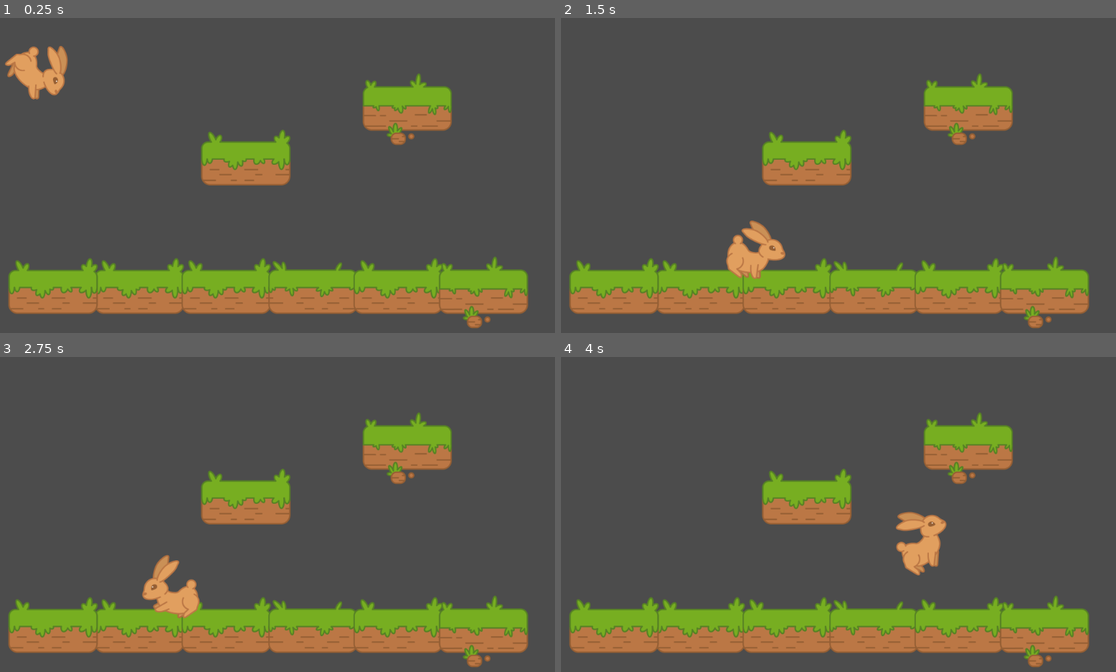
Above: before the commit, frames 1-4 (two rows, left to right).
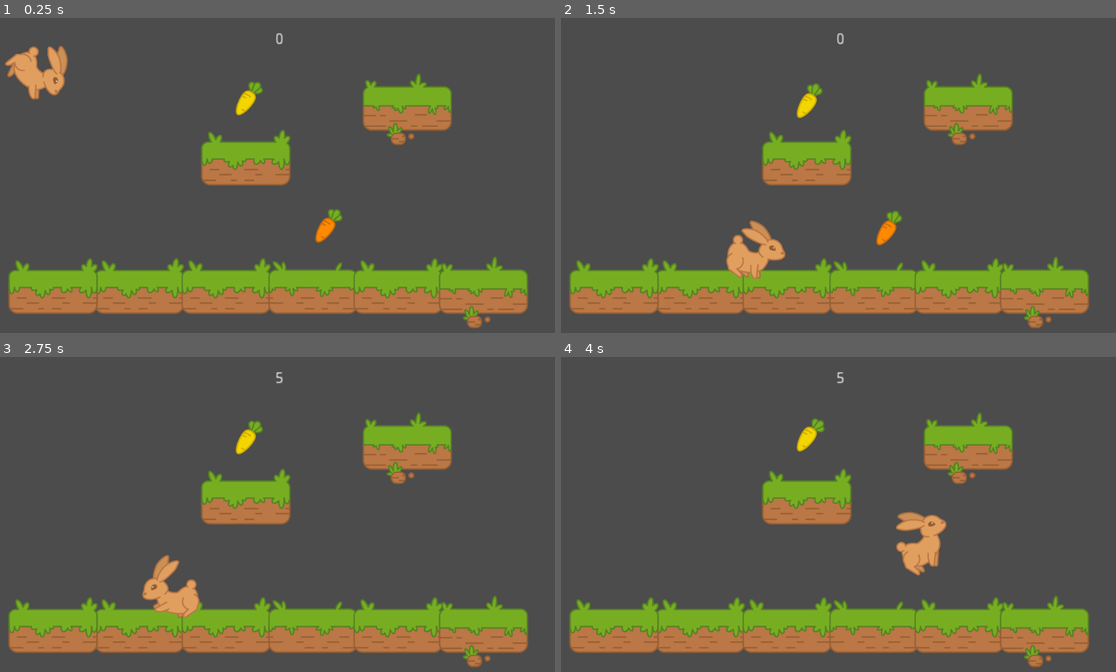
Above: after the commit, the same moments.

Repository: elizacrisan/thatBunnyGame
Game: Godot game, scene res://MainScene.tscn
Same seed, same stepped clock (60 frames per second), same inputs: the game is played once before the commit and once after it.
Inputs:
- Up to frame 1 (0.25 s): no input
- Up to frame 2 (1.5 s): hold Right (move_right) from 0.53 s (still down); tap Up (jump) at 0.77 s
- Up to frame 3 (2.75 s): tap Up (jump) at 1.52 s; release Right (move_right) at 2.03 s; hold Left (move_left) from 2.03 s (still down)
- Up to frame 4 (4 s): release Left (move_left) at 2.78 s; hold Right (move_right) from 2.78 s (still down); tap Up (jump) at 3.02, 3.77 s

The runs differ from the first frame. In frame 1, 0.6% of the frame differs, in the area x 42-62%, y 4-72%; in frame 2, 0.6%, in the area x 42-62%, y 4-73%; in frame 3, 0.3%; in frame 4, 0.3%.

Commit message:
Add carrot collecting and score

Diff:
--- /dev/null
+++ b/Carrot.gd
@@ -0,0 +1,24 @@
+extends Area2D
+
+var value : int = 0
+var carrotValues = [5, 10, 20]
+
+# Called when the node enters the scene tree for the first time.
+func _ready():
+    # Select a random color and value for each carot
+    var carrot_types = $AnimatedSprite.frames.get_animation_names()
+    var index = randi() % carrot_types.size()
+    value = carrotValues[index]
+    $AnimatedSprite.animation = carrot_types[index]
+    $AnimatedSprite.playing = true
+
+
+# Called every frame. 'delta' is the elapsed time since the previous frame.
+#func _process(delta):
+#    pass
+
+
+func _on_Carrot_body_entered(body):
+    if body.name == "Player":
+        body.eat_carrot(value)
+        queue_free()
--- /dev/null
+++ b/Carrot.tscn
@@ -0,0 +1,103 @@
+[gd_scene load_steps=17 format=2]
+
+[ext_resource path="res://art/Carrots/Carrots_3x4.png" type="Texture" id=1]
+[ext_resource path="res://Carrot.gd" type="Script" id=2]
+
+[sub_resource type="AtlasTexture" id=1]
+flags = 4
+atlas = ExtResource( 1 )
+region = Rect2( 0, 0, 140, 140 )
+
+[sub_resource type="AtlasTexture" id=2]
+flags = 4
+atlas = ExtResource( 1 )
+region = Rect2( 140, 0, 140, 140 )
+
+[sub_resource type="AtlasTexture" id=3]
+flags = 4
+atlas = ExtResource( 1 )
+region = Rect2( 280, 0, 140, 140 )
+
+[sub_resource type="AtlasTexture" id=4]
+flags = 4
+atlas = ExtResource( 1 )
+region = Rect2( 420, 0, 140, 140 )
+
+[sub_resource type="AtlasTexture" id=9]
+flags = 4
+atlas = ExtResource( 1 )
+region = Rect2( 0, 280, 140, 140 )
+
+[sub_resource type="AtlasTexture" id=10]
+flags = 4
+atlas = ExtResource( 1 )
+region = Rect2( 140, 280, 140, 140 )
+
+[sub_resource type="AtlasTexture" id=11]
+flags = 4
+atlas = ExtResource( 1 )
+region = Rect2( 280, 280, 140, 140 )
+
+[sub_resource type="AtlasTexture" id=12]
+flags = 4
+atlas = ExtResource( 1 )
+region = Rect2( 420, 280, 140, 140 )
+
+[sub_resource type="AtlasTexture" id=5]
+flags = 4
+atlas = ExtResource( 1 )
+region = Rect2( 0, 140, 140, 140 )
+
+[sub_resource type="AtlasTexture" id=6]
+flags = 4
+atlas = ExtResource( 1 )
+region = Rect2( 140, 140, 140, 140 )
+
+[sub_resource type="AtlasTexture" id=7]
+flags = 4
+atlas = ExtResource( 1 )
+region = Rect2( 280, 140, 140, 140 )
+
+[sub_resource type="AtlasTexture" id=8]
+flags = 4
+atlas = ExtResource( 1 )
+region = Rect2( 420, 140, 140, 140 )
+
+[sub_resource type="SpriteFrames" id=13]
+animations = [ {
+"frames": [ SubResource( 1 ), SubResource( 2 ), SubResource( 3 ), SubResource( 4 ) ],
+"loop": true,
+"name": "0_orange",
+"speed": 4.0
+}, {
+"frames": [ SubResource( 9 ), SubResource( 10 ), SubResource( 11 ), SubResource( 12 ) ],
+"loop": true,
+"name": "2_purple",
+"speed": 4.0
+}, {
+"frames": [ SubResource( 5 ), SubResource( 6 ), SubResource( 7 ), SubResource( 8 ) ],
+"loop": true,
+"name": "1_yellow",
+"speed": 4.0
+} ]
+
+[sub_resource type="CapsuleShape2D" id=14]
+radius = 23.1479
+height = 79.0941
+
+[node name="Carrot" type="Area2D"]
+script = ExtResource( 2 )
+
+[node name="AnimatedSprite" type="AnimatedSprite" parent="."]
+position = Vector2( 11, -10 )
+scale = Vector2( 0.5, 0.5 )
+frames = SubResource( 13 )
+animation = "2_purple"
+
+[node name="CollisionShape2D" type="CollisionShape2D" parent="."]
+position = Vector2( 5, -7 )
+rotation = 0.591667
+scale = Vector2( 0.5, 0.5 )
+shape = SubResource( 14 )
+
+[connection signal="body_entered" from="." to="." method="_on_Carrot_body_entered"]
--- /dev/null
+++ b/HUD.gd
@@ -0,0 +1,19 @@
+extends CanvasLayer
+
+
+# Declare member variables here. Examples:
+# var a = 2
+# var b = "text"
+
+
+# Called when the node enters the scene tree for the first time.
+func _ready():
+    pass # Replace with function body.
+
+
+# Called every frame. 'delta' is the elapsed time since the previous frame.
+#func _process(delta):
+#    pass
+
+func update_score(score):
+    $ScoreLabel.text = str(score)
--- /dev/null
+++ b/HUD.tscn
@@ -0,0 +1,18 @@
+[gd_scene load_steps=2 format=2]
+
+[ext_resource path="res://HUD.gd" type="Script" id=1]
+
+[node name="HUD" type="CanvasLayer"]
+script = ExtResource( 1 )
+
+[node name="ScoreLabel" type="Label" parent="."]
+anchor_left = 0.5
+anchor_right = 0.5
+margin_left = -20.0
+margin_top = 25.0
+margin_right = 20.0
+margin_bottom = 14.0
+rect_scale = Vector2( 2, 2 )
+text = "0"
+align = 1
+valign = 1
--- a/MainScene.tscn
+++ b/MainScene.tscn
@@ -1,7 +1,9 @@
-[gd_scene load_steps=4 format=2]
+[gd_scene load_steps=6 format=2]
 
 [ext_resource path="res://Player.tscn" type="PackedScene" id=1]
 [ext_resource path="res://Tile.tscn" type="PackedScene" id=2]
+[ext_resource path="res://Carrot.tscn" type="PackedScene" id=3]
+[ext_resource path="res://HUD.tscn" type="PackedScene" id=4]
 
 [sub_resource type="GDScript" id=1]
 script/source = "extends Node
@@ -49,5 +51,13 @@
 [node name="Tile7" parent="." instance=ExtResource( 2 )]
 position = Vector2( 760, 152 )
 
+[node name="Carrot2" parent="." instance=ExtResource( 3 )]
+position = Vector2( 611, 382 )
+
+[node name="Carrot" parent="." instance=ExtResource( 3 )]
+position = Vector2( 469, 154 )
+
 [node name="Player" parent="." instance=ExtResource( 1 )]
 position = Vector2( 96, 72 )
+
+[node name="HUD" parent="." instance=ExtResource( 4 )]
--- a/Player.gd
+++ b/Player.gd
@@ -8,6 +8,7 @@
 var gravityPull : int = 400
 var velocity : Vector2 = Vector2(0,0)
 onready var sprite : AnimatedSprite = $AnimatedSprite
+onready var scoreLabel = get_node("/root/MainScene/HUD")
 
 
 # Called when the node enters the scene tree for the first time.
@@ -47,3 +48,8 @@
     else:
         sprite.animation = "fall"
     sprite.play()
+
+
+func eat_carrot(value : int):
+    score += value
+    scoreLabel.update_score(score)
Binary file added: art/Carrots/Carrots_3x4.png
Not shown, added: art/Carrots/Carrots_3x4.png.import
